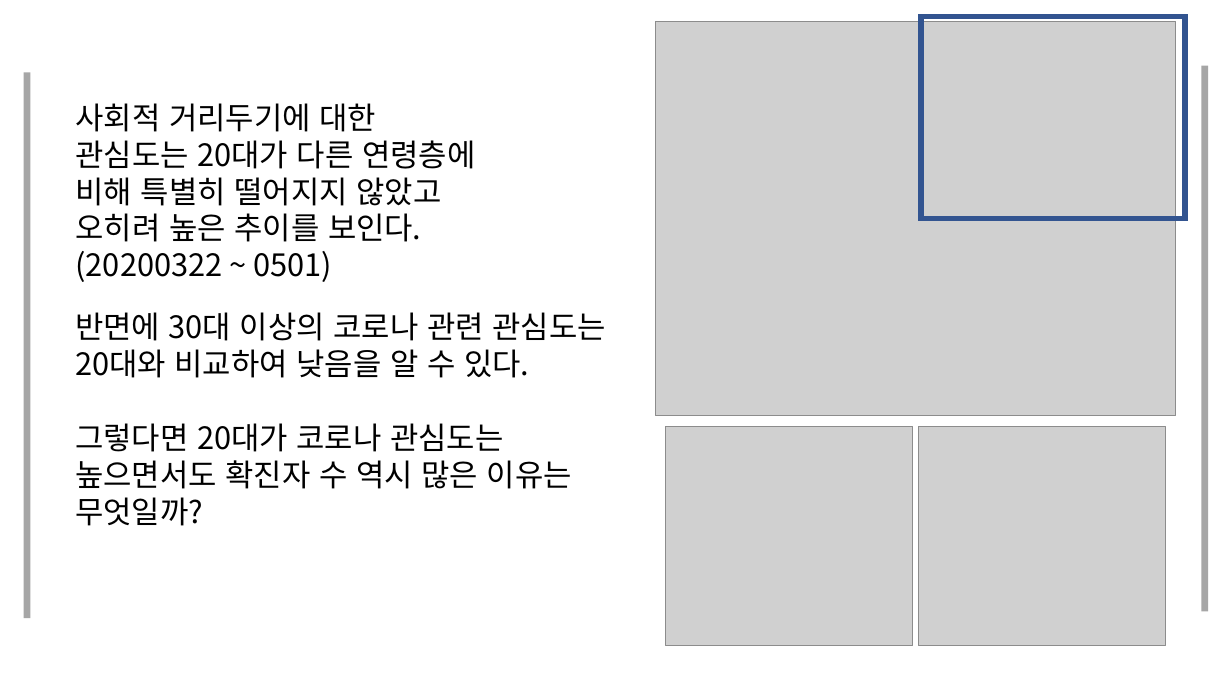
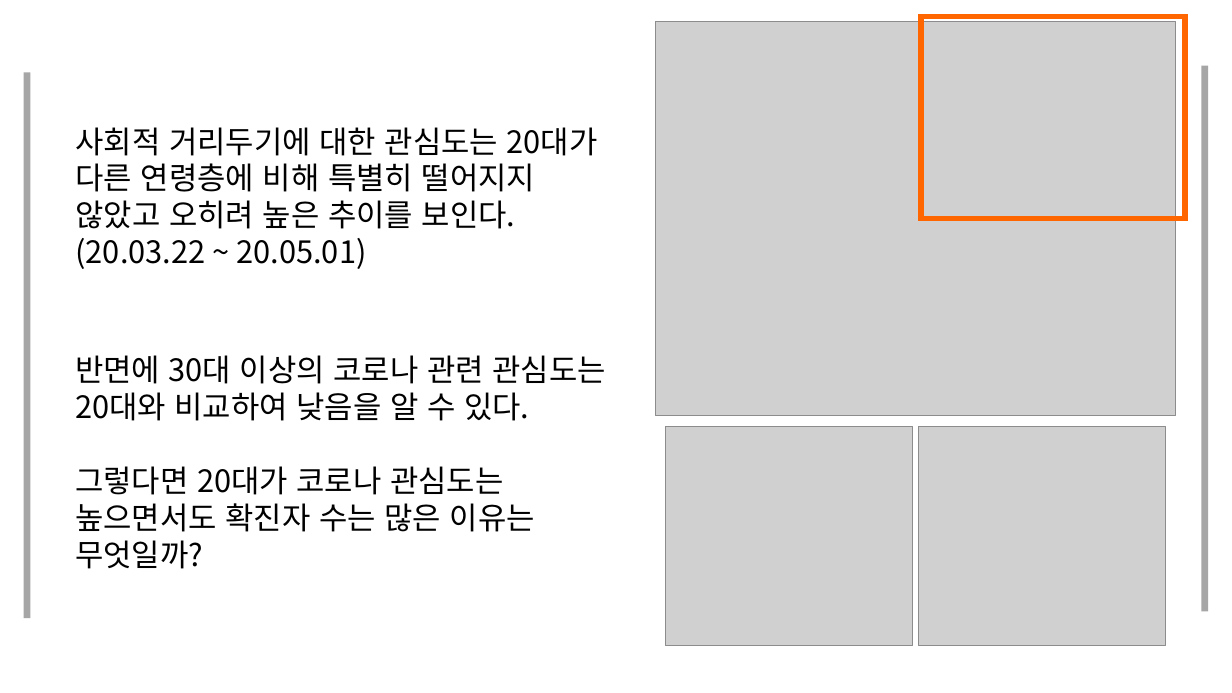
Before and after one commit to JooEHyeon/CORONA19_data_analysis, a slide deck: slide 14 of 최종합본.pptx (slide 12 before the commit). Drawn at 1232x693 pixels with LibreOffice and Linux fonts; fonts in the diff are those of the drawing; grey boxes stand for pictures. Boxes give left, top, right and bottom in pixels: in the first picture for what was removed or moved away, otherwise in the second. Text is boxed around its words. In the diff, an @@ line names an element or a change of style, - is before the commit and + after.

```diff
--- a/최종합본.pptx
+++ b/최종합본.pptx
@@ rectangle at (921, 17, 1185, 219): outline #325491 4.5 pt to #FF6600 4.5 pt @@
@@ text at (75, 127, 598, 269): text changed @@
-사회적 거리두기에 대한 관심도는 20대가 다른 연령층에 비해 특별히 떨어지지 않았고 오히려 높은 추이를 보인다. (20200322 ~ 0501)
+사회적 거리두기에 대한 관심도는 20대가 다른 연령층에 비해 특별히 떨어지지 않았고 오히려 높은 추이를 보인다. (20.03.22 ~ 20.05.01)
@@ text "반면에 30대 이상의 코로나 관련 ...": place and size @@
-text "반면에 30대 이상의 코로나 관련 ..." at (75, 312, 605, 526)
+text "반면에 30대 이상의 코로나 관련 ..." at (75, 355, 606, 569)
@@ text at (75, 466, 535, 569): text changed @@
-그렇다면 20대가 코로나 관심도는 높으면서도 확진자 수 역시 많은 이유는 무엇일까?
+그렇다면 20대가 코로나 관심도는 높으면서도 확진자 수는 많은 이유는 무엇일까?
```
Also in this commit, not shown: 21 other slides changed, 4 slides added, 2 slides removed.
